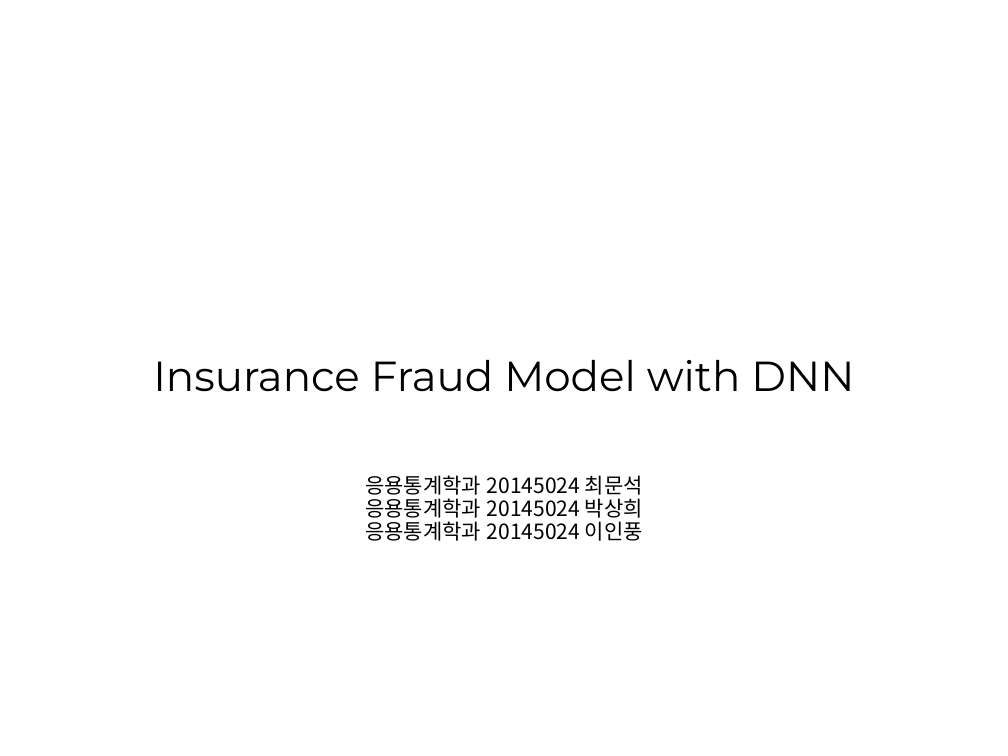
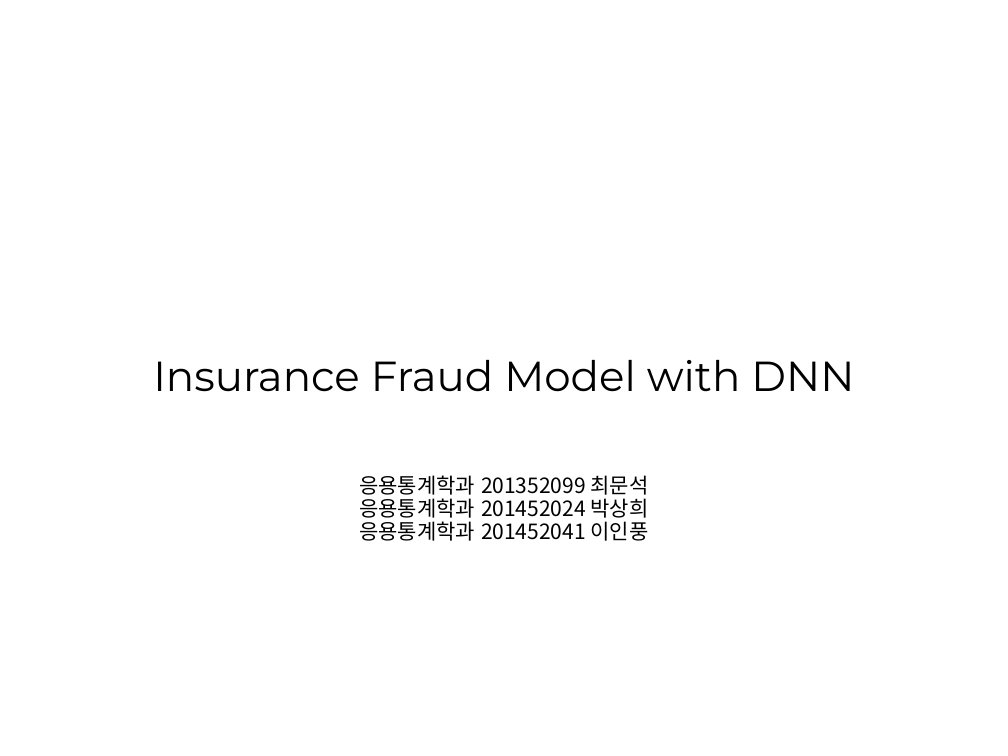
Before and after one commit to ajskdlf64/Bachelor-of-Statistics, a slide deck: slide 1 of 2019 - 02/[응용통계학과] 데이터마이닝/INSURANCE MODEL/Modeling.pptx. Drawn at 1008x756 pixels with LibreOffice and Linux fonts; fonts in the diff are those of the drawing. Boxes give left, top, right and bottom in pixels: in the first picture for what was removed or moved away, otherwise in the second. Text is boxed around its words. In the diff, an @@ line names an element or a change of style, - is before the commit and + after.

```diff
--- a/2019 - 02/[응용통계학과] 데이터마이닝/INSURANCE MODEL/Modeling.pptx
+++ b/2019 - 02/[응용통계학과] 데이터마이닝/INSURANCE MODEL/Modeling.pptx
@@ text at (359, 475, 649, 541): text changed @@
-응용통계학과 20145024 최문석
-응용통계학과 20145024 박상희
-응용통계학과 20145024 이인풍
+응용통계학과 201352099 최문석
+응용통계학과 201452024 박상희
+응용통계학과 201452041 이인풍
```
Also in this commit, not shown: 20 other files.
